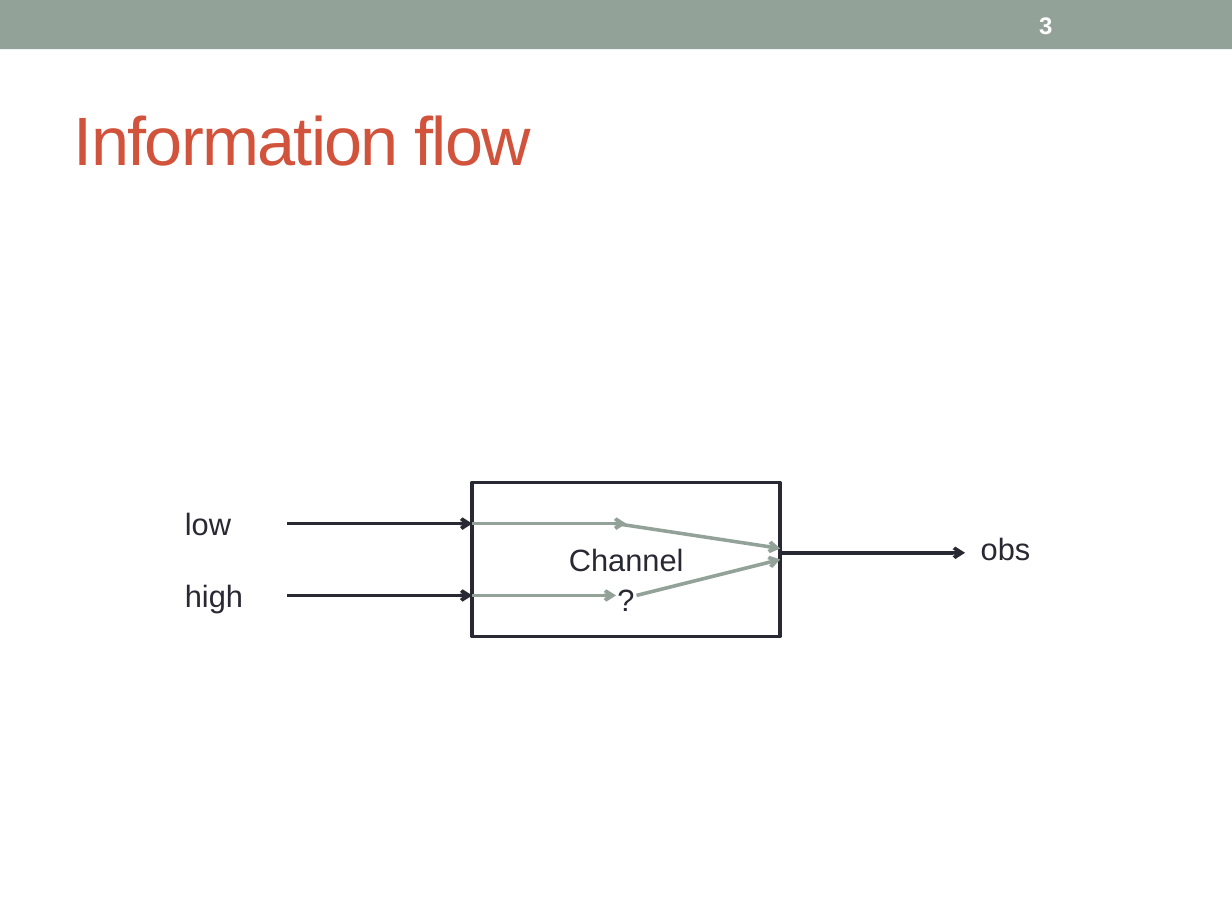
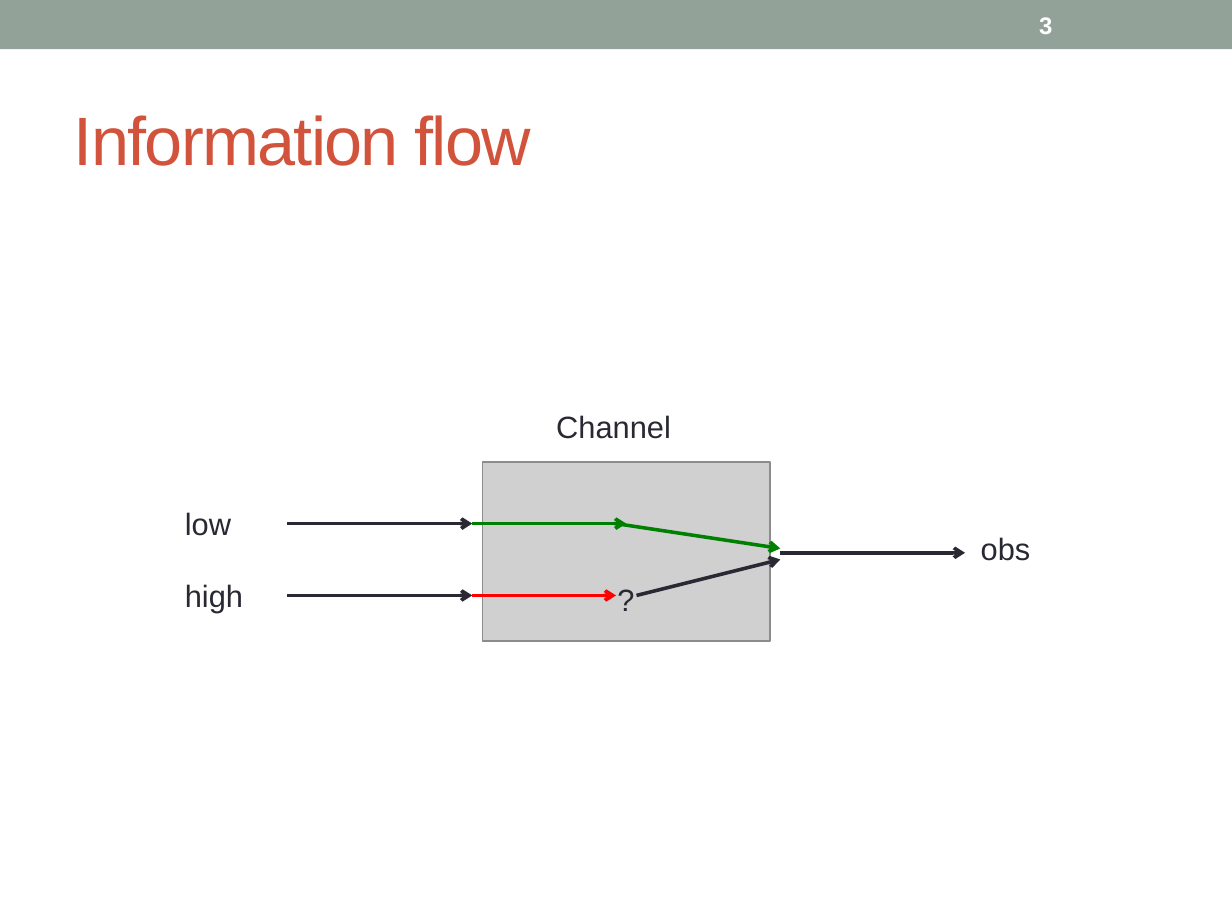
Before and after one commit to piotrm0/piotrm0.github.io, a slide deck: slide 3 of docs/mardziel15hcss.pres.pptx. Drawn at 1232x924 pixels with LibreOffice and Linux fonts; fonts in the diff are those of the drawing; grey boxes stand for pictures. Boxes give left, top, right and bottom in pixels: in the first picture for what was removed or moved away, otherwise in the second. Text is boxed around its words. In the diff, an @@ line names an element or a change of style, - is before the commit and + after.

```diff
--- a/docs/mardziel15hcss.pres.pptx
+++ b/docs/mardziel15hcss.pres.pptx
@@ text "Channel": place and size @@
-text "Channel" at bbox=[472, 483, 780, 637]
+text "Channel" at bbox=[556, 415, 671, 439]
@@ text "Channel" at bbox=[556, 415, 671, 439]: alignment centre to left; vertical alignment middle to top; fill #FFFFFF to none; outline #292934 2.08 pt to none @@
@@ picture added at bbox=[483, 462, 770, 641] @@
@@ arrow (472, 524) - (626, 524): stroke #93A299 2.08 pt to #008000 2.08 pt @@
@@ arrow (616, 524) - (780, 548): stroke #93A299 2.08 pt to #008000 2.08 pt @@
@@ arrow (637, 595) - (780, 559): stroke #93A299 2.08 pt to #292934 2.08 pt @@
@@ arrow (472, 595) - (616, 595): stroke #93A299 2.08 pt to #FF0000 2.08 pt @@
```
Also in this commit, not shown: 39 other slides changed, 6 slides added, 2 slides removed, 1 other file.
